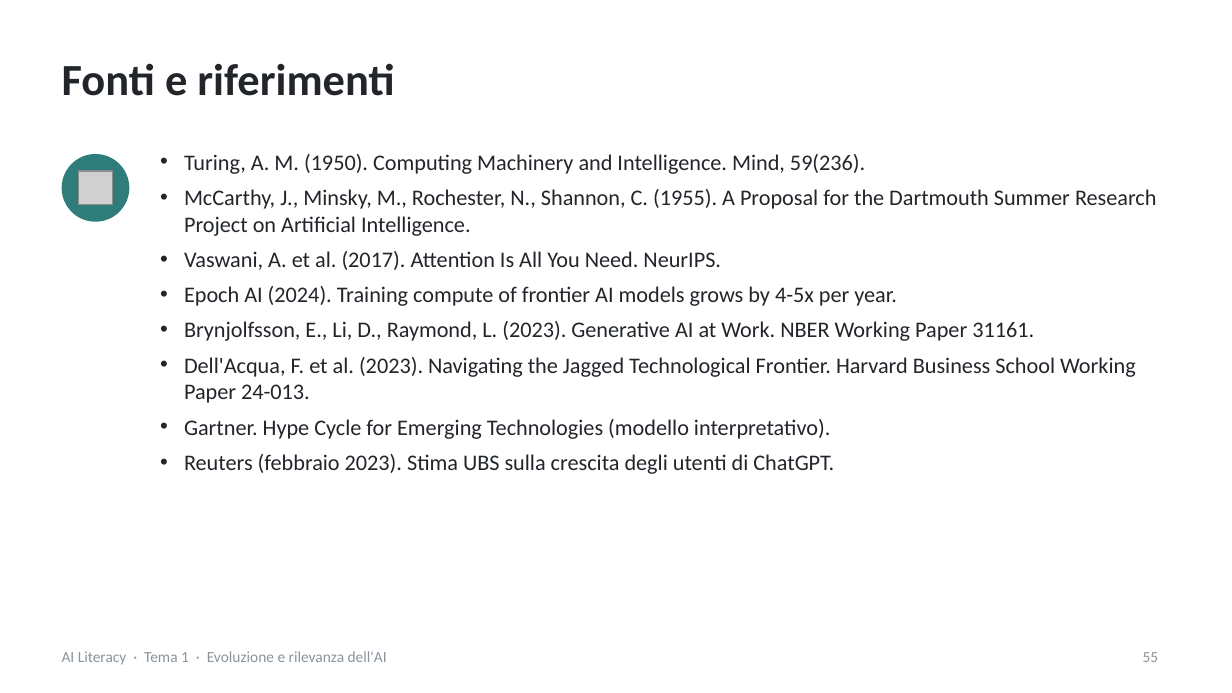
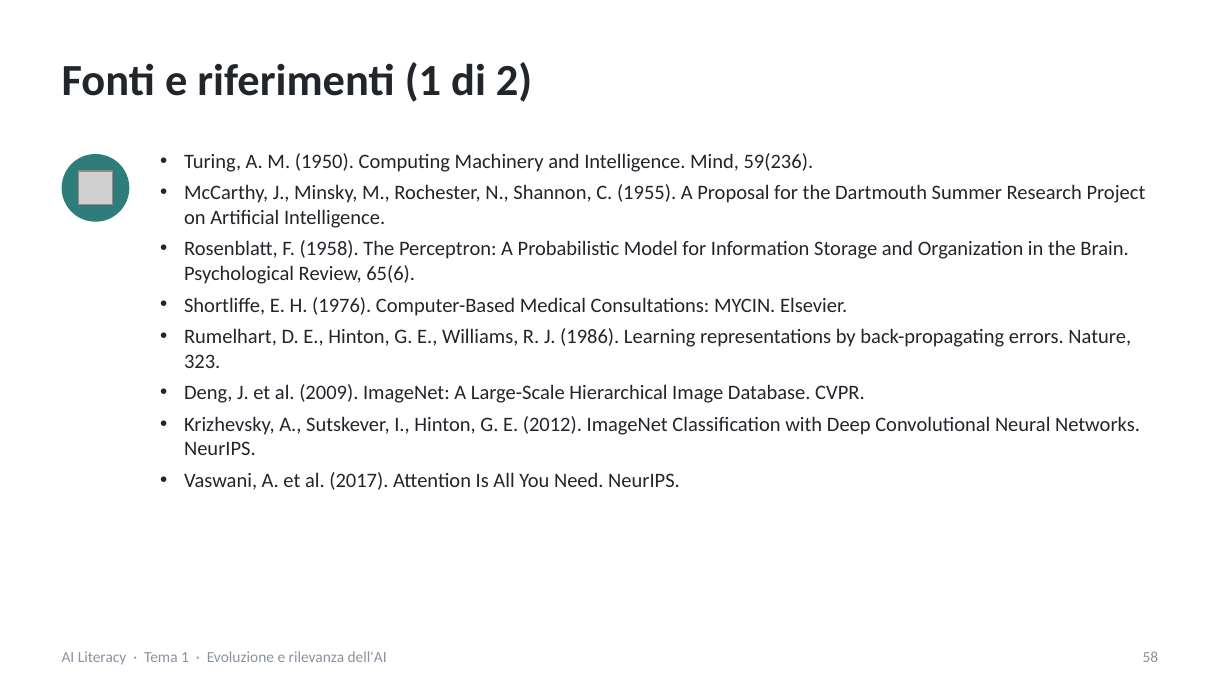
Before and after one commit to NetAi-IT/Formazione-AI-Literacy-Official, a slide deck: slide 58 of Base/Tema1_Evoluzione_e_rilevanza_AI.pptx (slide 55 before the commit). Drawn at 1232x693 pixels with LibreOffice and Linux fonts; fonts in the diff are those of the drawing; grey boxes stand for pictures. Boxes give left, top, right and bottom in pixels: in the first picture for what was removed or moved away, otherwise in the second. Text is boxed around its words. In the diff, an @@ line names an element or a change of style, - is before the commit and + after.

```diff
--- a/Base/Tema1_Evoluzione_e_rilevanza_AI.pptx
+++ b/Base/Tema1_Evoluzione_e_rilevanza_AI.pptx
@@ title at [62, 62, 532, 102]: text changed @@
-Fonti e riferimenti
+Fonti e riferimenti (1 di 2)
@@ text at [184, 153, 1146, 490]: size 13 to 12 pt in "Turing, A. M. (1950). Computing Machinery and ...", "McCarthy, J., Minsky, M., Rochester, N., Shannon, ...", "Vaswani, A. et al. (2017). Attention Is ..."; less space between paragraphs @@
@@ text at [184, 240, 1140, 455]: paragraphs added @@
+• Rosenblatt, F. (1958). The Perceptron: A Probabilistic Model for Information Storage and Organization in the Brain. Psychological Review, 65(6).
+• Shortliffe, E. H. (1976). Computer-Based Medical Consultations: MYCIN. Elsevier.
+• Rumelhart, D. E., Hinton, G. E., Williams, R. J. (1986). Learning representations by back-propagating errors. Nature, 323.
+• Deng, J. et al. (2009). ImageNet: A Large-Scale Hierarchical Image Database. CVPR.
+• Krizhevsky, A., Sutskever, I., Hinton, G. E. (2012). ImageNet Classification with Deep Convolutional Neural Networks. NeurIPS.
@@ text at [184, 286, 1136, 474]: paragraphs removed @@
-• Epoch AI (2024). Training compute of frontier AI models grows by 4-5x per year.
-• Brynjolfsson, E., Li, D., Raymond, L. (2023). Generative AI at Work. NBER Working Paper 31161.
-• Dell'Acqua, F. et al. (2023). Navigating the Jagged Technological Frontier. Harvard Business School Working Paper 24-013.
-• Gartner. Hype Cycle for Emerging Technologies (modello interpretativo).
-• Reuters (febbraio 2023). Stima UBS sulla crescita degli utenti di ChatGPT.
@@ page number at [1143, 651, 1159, 662]: text changed @@
-55
+58
```
Also in this commit, not shown: 11 other slides changed, 4 slides added, 9 other files.
